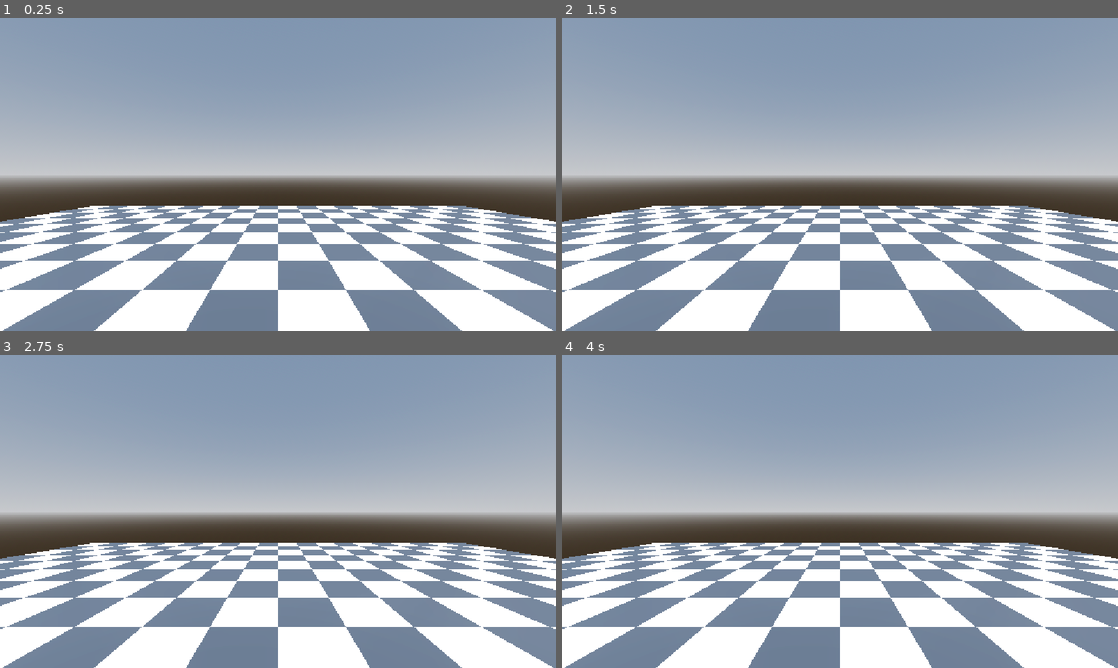
Above: before the commit, frames 1-4 (two rows, left to right).
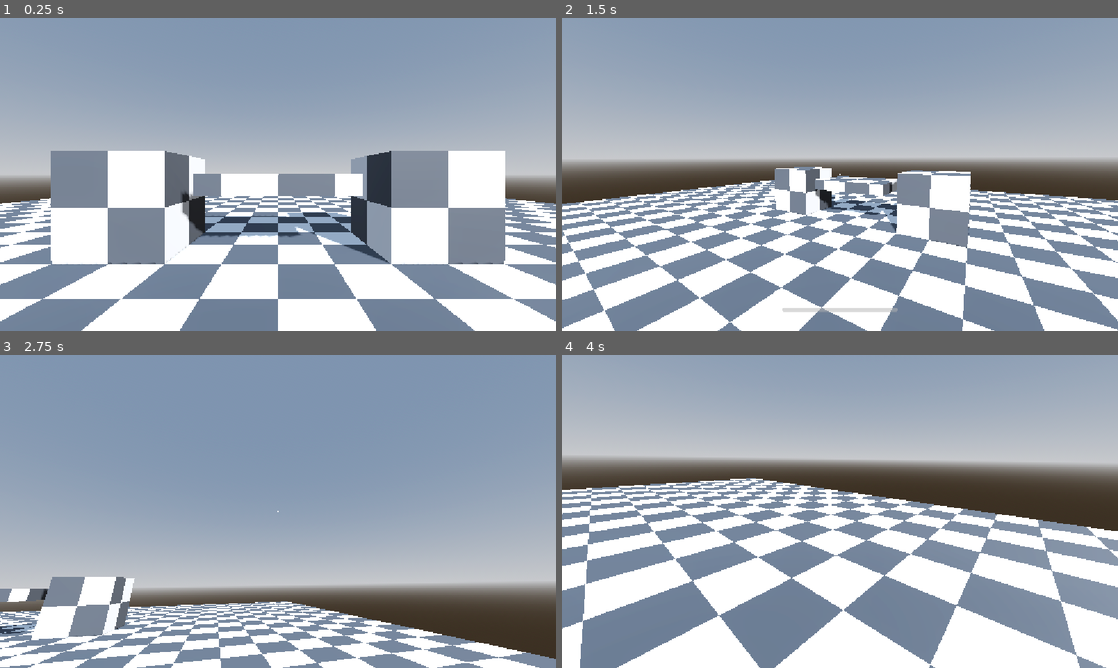
Above: after the commit, the same moments.

Repository: Tunwell1/test-game
Game: Godot game, scene res://main.tscn
Same seed, same stepped clock (60 frames per second), same inputs: the game is played once before the commit and once after it.
Inputs (mouse positions are in pixels of both pictures, inside the frame that each line leads up to):
- Up to frame 1 (0.25 s): no input
- Up to frame 2 (1.5 s): tap Enter at 0.5 s; move the mouse to (962, 158) at 0.52 s; hold D (move_right, bound only after the commit) 0.53-1.28 s; hold Shift (sprint, bound only after the commit) 0.53-1.28 s; tap E (interact, bound only after the commit) at 0.6 s; click (962, 158) at 0.67 s; tap Space (jump, bound only after the commit) at 0.77, 1.07 s; move the mouse to (728, 190) at 1.27 s; hold S (move_back, bound only after the commit) from 1.28 s (still down); tap Shift (sprint, bound only after the commit) at 1.35 s; click (728, 190) at 1.42 s
- Up to frame 3 (2.75 s): tap Space (jump, bound only after the commit) at 1.52, 1.55, 1.82, 2.1 s; move the mouse to (333, 442) at 2.02 s; release S (move_back, bound only after the commit) at 2.03 s; hold D (move_right, bound only after the commit) from 2.03 s (still down); click (333, 442) at 2.17 s; tap E (interact, bound only after the commit) at 2.3 s
- Up to frame 4 (4 s): move the mouse to (812, 574) at 2.77 s; release D (move_right, bound only after the commit) at 2.78 s; hold W (move_forward, bound only after the commit) 2.78-3.53 s; tap Ctrl (crouch, bound only after the commit) at 2.85 s; click (812, 574) at 2.92 s; tap Space (jump, bound only after the commit) at 3.02, 3.32, 3.77, 3.8 s; tap Shift (sprint, bound only after the commit) at 3.05 s; move the mouse to (1006, 558) at 3.52 s; hold A (move_left, bound only after the commit) from 3.53 s (still down); tap E (interact, bound only after the commit) at 3.6 s; click (1006, 558) at 3.67 s

The runs differ from the first frame. In frame 1, 28% of the frame differs, in the area x 0-100%, y 42-100%; in frame 2, 34%; in frame 3, 58%; in frame 4, 61%, in the area x 0-100%, y 14-100%.
Error before the commit: Parse Error: Expected ":" after "if" condition. (res://player.gd:72)

Commit message:
Fix player script errors, add HUD and camera feel improvements

Diff:
--- a/Interactable.gd
+++ b/Interactable.gd
@@ -1,4 +1,15 @@
-extends Node
+extends StaticBody3D
 
-func interact():
-	print("Interacted with "+str(self))
+## Простой интерактивный объект.
+## Подключите этот скрипт к StaticBody3D (с дочерним MeshInstance3D),
+## чтобы нажатие E меняло цвет и выводило сообщение в консоль.
+
+func interact() -> void:
+	print("Interacted with: ", name)
+	var mesh_node := get_node_or_null("MeshInstance3D") as MeshInstance3D
+	if mesh_node and mesh_node.mesh:
+		var mat := mesh_node.get_surface_override_material(0) as StandardMaterial3D
+		if not mat:
+			mat = StandardMaterial3D.new()
+			mesh_node.set_surface_override_material(0, mat)
+		mat.albedo_color = Color(randf(), randf(), randf())
--- /dev/null
+++ b/hud.gd
@@ -0,0 +1,72 @@
+extends CanvasLayer
+
+## HUD: прицел, полоска выносливости, подсказка взаимодействия.
+## Элементы создаются кодом; скрипт должен быть дочерним узлом Player.
+
+@onready var player: Player = get_parent() as Player
+
+var crosshair: Control
+var stamina_bar: ProgressBar
+var prompt_label: Label
+var stamina_alpha: float = 0.0
+
+func _ready() -> void:
+	# Прицел
+	crosshair = Control.new()
+	crosshair.set_anchors_preset(Control.PRESET_CENTER)
+	crosshair.mouse_filter = Control.MOUSE_FILTER_IGNORE
+	crosshair.draw.connect(_draw_crosshair)
+	add_child(crosshair)
+
+	# Выносливость
+	stamina_bar = ProgressBar.new()
+	stamina_bar.show_percentage = false
+	stamina_bar.custom_minimum_size = Vector2(240, 8)
+	stamina_bar.set_anchors_preset(Control.PRESET_CENTER_BOTTOM)
+	stamina_bar.offset_left = -120
+	stamina_bar.offset_right = 120
+	stamina_bar.offset_top = -48
+	stamina_bar.offset_bottom = -40
+	stamina_bar.mouse_filter = Control.MOUSE_FILTER_IGNORE
+	stamina_bar.modulate.a = 0.0
+	add_child(stamina_bar)
+
+	# Подсказка
+	prompt_label = Label.new()
+	prompt_label.text = "[E] Взаимодействовать"
+	prompt_label.horizontal_alignment = HORIZONTAL_ALIGNMENT_CENTER
+	prompt_label.set_anchors_preset(Control.PRESET_CENTER)
+	prompt_label.offset_left = -150
+	prompt_label.offset_right = 150
+	prompt_label.offset_top = 30
+	prompt_label.offset_bottom = 60
+	prompt_label.mouse_filter = Control.MOUSE_FILTER_IGNORE
+	prompt_label.visible = false
+	add_child(prompt_label)
+
+func _draw_crosshair() -> void:
+	var col := Color(1, 1, 1, 0.85)
+	var target := player != null and player.has_interact_target()
+	var gap := 6.0 if target else 4.0
+	crosshair.draw_circle(Vector2.ZERO, 1.5, col)
+	if target:
+		for dir in [Vector2.LEFT, Vector2.RIGHT, Vector2.UP, Vector2.DOWN]:
+			crosshair.draw_line(dir * gap, dir * (gap + 5.0), col, 1.5)
+
+var _last_target := false
+
+func _process(delta: float) -> void:
+	if player == null:
+		return
+
+	var target := player.has_interact_target()
+	prompt_label.visible = target
+	if target != _last_target:
+		_last_target = target
+		crosshair.queue_redraw()
+
+	stamina_bar.max_value = player.stamina_max
+	stamina_bar.value = player.stamina
+	var want_show := player.stamina < player.stamina_max - 0.5
+	stamina_alpha = move_toward(stamina_alpha, 1.0 if want_show else 0.0, delta * (6.0 if want_show else 2.0))
+	stamina_bar.modulate = Color(1.0, 0.45, 0.35, stamina_alpha) if player.exhausted else Color(1, 1, 1, stamina_alpha)
--- a/main.tscn
+++ b/main.tscn
@@ -16,12 +16,33 @@
 tonemap_mode = 2
 glow_enabled = true
 
-[sub_resource type="BoxMesh" id="BoxMesh_1"]
+[sub_resource type="BoxMesh" id="BoxMesh_floor"]
 material = ExtResource("1_mat")
-size = Vector3(20, 1, 20)
+size = Vector3(30, 1, 30)
 
-[sub_resource type="BoxShape3D" id="BoxShape3D_1"]
-size = Vector3(20, 1, 20)
+[sub_resource type="BoxShape3D" id="BoxShape_floor"]
+size = Vector3(30, 1, 30)
+
+[sub_resource type="BoxMesh" id="BoxMesh_box"]
+material = ExtResource("1_mat")
+size = Vector3(2, 2, 2)
+
+[sub_resource type="BoxShape3D" id="BoxShape_box"]
+size = Vector3(2, 2, 2)
+
+[sub_resource type="BoxMesh" id="BoxMesh_ceil"]
+material = ExtResource("1_mat")
+size = Vector3(3, 0.4, 2)
+
+[sub_resource type="BoxShape3D" id="BoxShape_ceil"]
+size = Vector3(3, 0.4, 2)
+
+[sub_resource type="BoxMesh" id="BoxMesh_step"]
+material = ExtResource("1_mat")
+size = Vector3(2, 0.25, 0.6)
+
+[sub_resource type="BoxShape3D" id="BoxShape_step"]
+size = Vector3(2, 0.25, 0.6)
 
 [node name="Main" type="Node3D"]
 
@@ -35,11 +56,56 @@
 [node name="Player" parent="." instance=ExtResource("2_player")]
 transform = Transform3D(1, 0, 0, 0, 1, 0, 0, 0, 1, 0, 0.1, 0)
 
-[node name="Platform" type="StaticBody3D" parent="."]
+[node name="Floor" type="StaticBody3D" parent="."]
 transform = Transform3D(1, 0, 0, 0, 1, 0, 0, 0, 1, 0, -0.5, 0)
 
-[node name="MeshInstance3D" type="MeshInstance3D" parent="Platform"]
-mesh = SubResource("BoxMesh_1")
+[node name="MeshInstance3D" type="MeshInstance3D" parent="Floor"]
+mesh = SubResource("BoxMesh_floor")
 
-[node name="CollisionShape3D" type="CollisionShape3D" parent="Platform"]
-shape = SubResource("BoxShape3D_1")
+[node name="CollisionShape3D" type="CollisionShape3D" parent="Floor"]
+shape = SubResource("BoxShape_floor")
+
+[node name="BoxLeft" type="StaticBody3D" parent="."]
+transform = Transform3D(1, 0, 0, 0, 1, 0, 0, 0, 1, -3, 1, -4)
+
+[node name="MeshInstance3D" type="MeshInstance3D" parent="BoxLeft"]
+mesh = SubResource("BoxMesh_box")
+
+[node name="CollisionShape3D" type="CollisionShape3D" parent="BoxLeft"]
+shape = SubResource("BoxShape_box")
+
+[node name="BoxRight" type="StaticBody3D" parent="."]
+transform = Transform3D(1, 0, 0, 0, 1, 0, 0, 0, 1, 3, 1, -4)
+
+[node name="MeshInstance3D" type="MeshInstance3D" parent="BoxRight"]
+mesh = SubResource("BoxMesh_box")
+
+[node name="CollisionShape3D" type="CollisionShape3D" parent="BoxRight"]
+shape = SubResource("BoxShape_box")
+
+[node name="LowCeiling" type="StaticBody3D" parent="."]
+transform = Transform3D(1, 0, 0, 0, 1, 0, 0, 0, 1, 0, 1.4, -4)
+
+[node name="MeshInstance3D" type="MeshInstance3D" parent="LowCeiling"]
+mesh = SubResource("BoxMesh_ceil")
+
+[node name="CollisionShape3D" type="CollisionShape3D" parent="LowCeiling"]
+shape = SubResource("BoxShape_ceil")
+
+[node name="Stair1" type="StaticBody3D" parent="."]
+transform = Transform3D(1, 0, 0, 0, 1, 0, 0, 0, 1, 0, 0.125, 4)
+
+[node name="CollisionShape3D" type="CollisionShape3D" parent="Stair1"]
+shape = SubResource("BoxShape_step")
+
+[node name="Stair2" type="StaticBody3D" parent="."]
+transform = Transform3D(1, 0, 0, 0, 1, 0, 0, 0, 1, 0, 0.25, 4.6)
+
+[node name="CollisionShape3D" type="CollisionShape3D" parent="Stair2"]
+shape = SubResource("BoxShape_step")
+
+[node name="Stair3" type="StaticBody3D" parent="."]
+transform = Transform3D(1, 0, 0, 0, 1, 0, 0, 0, 1, 0, 0.375, 5.2)
+
+[node name="CollisionShape3D" type="CollisionShape3D" parent="Stair3"]
+shape = SubResource("BoxShape_step")
--- a/player.gd
+++ b/player.gd
@@ -41,13 +41,19 @@
 @export var sprint_fov_boost: float = 8.0
 @export var fov_transition_speed: float = 8.0
 
-# Ссылки на узлы
+@export_group("Выносливость")
+@export var stamina_max: float = 100.0
+@export var stamina_drain: float = 25.0
+@export var stamina_regen: float = 40.0
+@export var stamina_regen_delay: float = 0.5
+
 @onready var collision_shape: CollisionShape3D = $CollisionShape3D
 @onready var head: Node3D = $Head
 @onready var camera: Camera3D = $Head/CameraBoom/Camera3D
 @onready var interact_ray: RayCast3D = $Head/CameraBoom/Camera3D/InteractRay
-@onready var camera_boom: Node3D = $Head/CameraBoom
+@onready var camera_boom: SpringArm3D = $Head/CameraBoom
 @onready var ceiling_check: ShapeCast3D = $CeilingCheck
+@onready var footstep_audio: AudioStreamPlayer3D = $FootstepAudio
 
 var current_stance: Stance = Stance.STANDING
 var gravity: float = ProjectSettings.get_setting("physics/3d/default_gravity", 9.8)
@@ -57,40 +63,57 @@
 var jump_buffer_timer: float = 0.0
 var was_on_floor: bool = false
 var bob_phase: float = 0.0
-var capsule: CapsuleShape3D
+var capsule: CapsuleShape3D = null
+
+var stamina: float = 100.0
+var stamina_regen_timer: float = 0.0
+var exhausted: bool = false
+var land_offset: float = 0.0
+var fall_speed: float = 0.0
+@export_group("Ощущение камеры")
+@export var tilt_max_deg: float = 1.5
+@export var land_dip_amount: float = 0.08
+var footstep_timer: float = 0.0
 
 func _ready() -> void:
+
+	# Initialize input actions once
 	_setup_input_actions()
 
-	# Копируем форму, чтобы изменения высоты не сломали другие экземпляры
 	if collision_shape and collision_shape.shape:
 		collision_shape.shape = collision_shape.shape.duplicate()
 		capsule = collision_shape.shape as CapsuleShape3D
 
-	# Камера зафиксирована на краю кабины и не пересекает стены; используем длину стебля ниже
 	if camera_boom:
-		if camera_boom has_method("length"):
-			camera_boom.length = 0.6
-		# включение столкновений камеры реализуется самим SpringArm, если поддерживает
-
-	# Исключаем потолок
+		camera_boom.spring_length = 0.6
+
 	if ceiling_check:
 		ceiling_check.add_exception(self)
-
-	# Скорость прыжка
+		ceiling_check.enabled = true
+
+	# Камера и луч не должны сталкиваться с телом самого игрока
+	if camera_boom:
+		camera_boom.add_excluded_object(get_rid())
+	if interact_ray:
+		interact_ray.add_exception(self)
+
 	jump_velocity = sqrt(max(2.0 * gravity * jump_height, 0.001))
 
+	if footstep_audio and not footstep_audio.stream:
+		footstep_audio.stream = _generate_footstep_wav()
+
 	Input.mouse_mode = Input.MOUSE_MODE_CAPTURED
 
 func _unhandled_input(event: InputEvent) -> void:
-	# Esc - вернуть/вернуть захват курсора
 	if event.is_action_pressed("ui_cancel") or (event is InputEventKey and event.pressed and event.physical_keycode == KEY_ESCAPE):
 		if Input.mouse_mode == Input.MOUSE_MODE_CAPTURED:
 			Input.mouse_mode = Input.MOUSE_MODE_VISIBLE
 		else:
 			Input.mouse_mode = Input.MOUSE_MODE_CAPTURED
 
-	# Вращение камеры
+	if event is InputEventMouseButton and event.pressed and Input.mouse_mode != Input.MOUSE_MODE_CAPTURED:
+		Input.mouse_mode = Input.MOUSE_MODE_CAPTURED
+
 	if event is InputEventMouseMotion and Input.mouse_mode == Input.MOUSE_MODE_CAPTURED:
 		rotate_y(-event.relative.x * mouse_sensitivity)
 		head.rotate_x(-event.relative.y * mouse_sensitivity)
@@ -99,13 +122,17 @@
 func _physics_process(delta: float) -> void:
 	_update_timers(delta)
 	_handle_gravity(delta)
+	_handle_stamina(delta)
 	_handle_stance()
 	_handle_jump()
 	_handle_movement(delta)
 	_apply_crouch_transition(delta)
 	_apply_head_bob(delta)
 	_apply_fov_change(delta)
+	_apply_camera_feel(delta)
+	_handle_footsteps(delta)
 	_process_interaction()
+	fall_speed = velocity.y
 	move_and_slide()
 	_check_landing()
 
@@ -123,6 +150,16 @@
 func _handle_gravity(delta: float) -> void:
 	if not is_on_floor():
 		velocity.y -= gravity * delta
+
+func _handle_stamina(delta: float) -> void:
+	if current_stance == Stance.SPRINTING and is_on_floor():
+		stamina = maxf(stamina - stamina_drain * delta, 0.0)
+		stamina_regen_timer = stamina_regen_delay
+	else:
+		if stamina_regen_timer > 0.0:
+			stamina_regen_timer -= delta
+		else:
+			stamina = minf(stamina + stamina_regen * delta, stamina_max)
 
 func _handle_stance() -> void:
 	var wants_crouch: bool = Input.is_action_pressed("crouch")
@@ -130,16 +167,24 @@
 	var wants_sprint: bool = Input.is_action_pressed("sprint")
 	var is_moving: bool = Input.get_vector("move_left", "move_right", "move_forward", "move_back").length_squared() > 0.01
 
+	# После полного истощения бег доступен снова только при запасе выносливости 20%
+	if stamina <= 0.0:
+		exhausted = true
+	elif stamina >= stamina_max * 0.2:
+		exhausted = false
+	var can_sprint: bool = wants_sprint and not exhausted
+
 	var next_stance: Stance = Stance.STANDING
 	if wants_crouch or has_ceiling:
 		next_stance = Stance.CROUCHING
-	elif wants_sprint and is_moving and is_on_floor():
+	elif can_sprint and is_moving and is_on_floor():
 		next_stance = Stance.SPRINTING
 	else:
 		next_stance = Stance.STANDING
+
 	if next_stance != current_stance:
 		current_stance = next_stance
-		emit_signal("stance_changed", current_stance)
+		stance_changed.emit(current_stance)
 
 func _handle_jump() -> void:
 	if jump_buffer_timer > 0.0 and coyote_timer > 0.0 and current_stance != Stance.CROUCHING:
@@ -149,7 +194,11 @@
 
 func _handle_movement(delta: float) -> void:
 	var input_2d := Input.get_vector("move_left", "move_right", "move_forward", "move_back")
-	var move_dir := (transform.basis * Vector3(input_2d.x, 0.0, input_2d.y)).normalized()
+	var input_vector := Vector3(input_2d.x, 0.0, input_2d.y)
+	var move_dir := Vector3.ZERO
+	if input_vector.length_squared() > 0.0:
+		move_dir = (transform.basis * input_vector).normalized()
+
 	var target_speed: float = walk_speed
 	match current_stance:
 		Stance.CROUCHING:
@@ -158,10 +207,12 @@
 			target_speed = sprint_speed
 		Stance.STANDING:
 			target_speed = walk_speed
+
 	var target_vel_x := move_dir.x * target_speed
 	var target_vel_z := move_dir.z * target_speed
 	var accel := ground_accel if is_on_floor() else air_accel
 	var friction := ground_friction if is_on_floor() else air_friction
+
 	if move_dir.length_squared() > 0.001:
 		velocity.x = move_toward(velocity.x, target_vel_x, accel * delta)
 		velocity.z = move_toward(velocity.z, target_vel_z, accel * delta)
@@ -170,49 +221,125 @@
 		velocity.z = move_toward(velocity.z, 0.0, friction * delta)
 
 func _apply_crouch_transition(delta: float) -> void:
+
+	# Safety check: ensure capsule is initialized before use
+	if not capsule:
+		return
 	var target_h: float = crouching_height if current_stance == Stance.CROUCHING else standing_height
 	var target_head_y: float = crouching_head_y if current_stance == Stance.CROUCHING else standing_head_y
-	# плавное изменение высоты капсулы
+
 	if capsule:
 		capsule.height = move_toward(capsule.height, target_h, crouch_transition_speed * delta)
-		collision_shape.position.y = capsule.height * 0.5
-	# голова
+		if collision_shape:
+			collision_shape.position.y = capsule.height * 0.5
+
 	head.position.y = move_toward(head.position.y, target_head_y, crouch_transition_speed * delta)
+
+func has_interact_target() -> bool:
+	if interact_ray == null or not interact_ray.is_colliding():
+		return false
+	var obj := interact_ray.get_collider()
+	return obj != null and obj.has_method("interact")
 
 func _process_interaction() -> void:
 	if Input.is_action_just_pressed("interact"):
-		if interact_ray and interact_ray.is_colliding():
+		if interact_ray and interact_ray.is_colliding() and interact_ray.get_collider():
 			var obj = interact_ray.get_collider()
 			if obj and obj.has_method("interact"):
 				obj.call("interact")
 
 func _apply_head_bob(delta: float) -> void:
+	# SpringArm3D сам задаёт позицию камеры, поэтому покачиваем сам CameraBoom
+	var bob_node: Node3D = camera_boom
 	if not bob_enabled:
-		camera.position = Vector3.ZERO
-		return
+		bob_node.position = Vector3.ZERO
+		return
+
 	var horizontal_speed := Vector2(velocity.x, velocity.z).length()
 	if is_on_floor() and horizontal_speed > 0.5:
 		var speed_factor := horizontal_speed / walk_speed
 		bob_phase += delta * bob_freq * speed_factor
 		var bob_offset_y := sin(bob_phase) * bob_amp
 		var bob_offset_x := cos(bob_phase * 0.5) * (bob_amp * 0.6)
-		camera.position.y = lerp(camera.position.y, bob_offset_y, delta * 12.0)
-		camera.position.x = lerp(camera.position.x, bob_offset_x, delta * 12.0)
+		bob_node.position.y = lerpf(bob_node.position.y, bob_offset_y + land_offset, delta * 12.0)
+		bob_node.position.x = lerpf(bob_node.position.x, bob_offset_x, delta * 12.0)
 	else:
 		bob_phase = 0.0
-		camera.position = camera.position.linear_interpolate(Vector3.ZERO, delta * 10.0)
+		bob_node.position = bob_node.position.lerp(Vector3(0.0, land_offset, 0.0), delta * 10.0)
+
+func _apply_camera_feel(delta: float) -> void:
+	# Затухание «просадки» камеры после приземления
+	land_offset = lerpf(land_offset, 0.0, delta * 8.0)
+
+	# Наклон камеры при движении вбок (strafe tilt)
+	var local_vel := global_transform.basis.inverse() * velocity
+	var target_roll := -local_vel.x / sprint_speed * deg_to_rad(tilt_max_deg)
+	camera.rotation.z = lerpf(camera.rotation.z, target_roll, delta * 8.0)
+
+	# Лёгкий наклон головы вверх при прыжке/падении
+	var target_pitch := clampf(velocity.y * 0.004, -0.04, 0.04)
+	camera.rotation.x = lerpf(camera.rotation.x, target_pitch, delta * 6.0)
 
 func _apply_fov_change(delta: float) -> void:
 	if not fov_change:
 		return
+
 	var target_fov: float = default_fov
 	if current_stance == Stance.SPRINTING and is_on_floor() and velocity.length() > walk_speed:
 		target_fov = default_fov + sprint_fov_boost
-	camera.fov = lerp(camera.fov, target_fov, delta * fov_transition_speed)
+
+	camera.fov = lerpf(camera.fov, target_fov, delta * fov_transition_speed)
+
+func _handle_footsteps(delta: float) -> void:
+	if not footstep_audio or not is_on_floor():
+		footstep_timer = 0.0
+		return
+
+	var horizontal_speed := Vector2(velocity.x, velocity.z).length()
+	if horizontal_speed < 0.2:
+		footstep_timer = 0.0
+		if footstep_audio.playing:
+			footstep_audio.stop()
+		return
+
+	var step_interval: float = 0.45
+	match current_stance:
+		Stance.CROUCHING:
+			step_interval = 0.7
+		Stance.SPRINTING:
+			step_interval = 0.3
+		Stance.STANDING:
+			step_interval = 0.45
+
+	footstep_timer += delta
+	if footstep_timer >= step_interval:
+		footstep_timer = 0.0
+		_play_footstep()
+
+func _play_footstep() -> void:
+	if not footstep_audio:
+		return
+	footstep_audio.pitch_scale = randf_range(0.9, 1.1)
+	var volume: float = 0.0
+	match current_stance:
+		Stance.CROUCHING:
+			volume = -15.0
+		Stance.STANDING:
+			volume = -8.0
+		Stance.SPRINTING:
+			volume = -3.0
+	footstep_audio.volume_db = volume
+	footstep_audio.play()
 
 func _check_landing() -> void:
 	if not was_on_floor and is_on_floor():
-		emit_signal("landed")
+		landed.emit()
+		var impact := clampf(-fall_speed / jump_velocity, 0.0, 2.0)
+		land_offset = -impact * land_dip_amount
+		if footstep_audio:
+			footstep_audio.pitch_scale = randf_range(0.75, 0.9)
+			footstep_audio.volume_db = -9.0 + impact * 6.0
+			footstep_audio.play()
 	was_on_floor = is_on_floor()
 
 func get_noise_level() -> float:
@@ -238,7 +365,7 @@
 		"sprint": KEY_SHIFT,
 		"crouch": KEY_CTRL,
 		"interact": KEY_E,
-	}
+		}
 	for action in default_keys:
 		if not InputMap.has_action(action):
 			InputMap.add_action(action)
@@ -246,3 +373,23 @@
 			var ev := InputEventKey.new()
 			ev.physical_keycode = default_keys[action]
 			InputMap.action_add_event(action, ev)
+
+# Генерация короткого звука шага (белый шум с затуханием)
+func _generate_footstep_wav() -> AudioStreamWAV:
+	var sample_rate: int = 22050
+	var duration: float = 0.08
+	var length: int = int(sample_rate * duration)
+	var data := PackedByteArray()
+	data.resize(length * 2)
+	for i in range(length):
+		var t := float(i) / float(sample_rate)
+		var env := exp(-t * 50.0)
+		var sample := sin(t * 300.0 * TAU) * env * 0.3 + (randf() * 2.0 - 1.0) * env * 0.5
+		var val := clampi(int(sample * 16384.0), -32768, 32767)
+		data.encode_s16(i * 2, val)
+	var wav := AudioStreamWAV.new()
+	wav.data = data
+	wav.mix_rate = sample_rate
+	wav.format = AudioStreamWAV.FORMAT_16_BITS
+	wav.stereo = false
+	return wav
--- a/player.tscn
+++ b/player.tscn
@@ -1,6 +1,8 @@
-[gd_scene load_steps=12 format=3 uid="uid://bhi4jx35v07ov"]
+[gd_scene format=3 uid="uid://bhi4jx35v07ov"]
 
 [ext_resource type="Script" path="res://player.gd" id="1_script"]
+
+[ext_resource type="Script" path="res://hud.gd" id="2_hud"]
 
 [sub_resource type="CapsuleShape3D" id="CapsuleShape3D_1"]
 radius = 0.4
@@ -21,18 +23,24 @@
 transform = Transform3D(1, 0, 0, 0, 1, 0, 0, 0, 1, 0, 1.6, 0)
 
 [node name="CameraBoom" type="SpringArm3D" parent="Head"]
-length = 0.6
-transform = Transform3D(1, 0, 0, 0, 1, 0, 0, 0, 1, 0, 0, 0)
+spring_length = 0.6
 
 [node name="Camera3D" type="Camera3D" parent="Head/CameraBoom"]
 current = true
 fov = 75.0
 
 [node name="InteractRay" type="RayCast3D" parent="Head/CameraBoom/Camera3D"]
-cast_to = Vector3(0, 0, -2)
+target_position = Vector3(0, 0, -2)
 enabled = true
 
 [node name="CeilingCheck" type="ShapeCast3D" parent="."]
 transform = Transform3D(1, 0, 0, 0, 1, 0, 0, 0, 1, 0, 1.1, 0)
 shape = SubResource("SphereShape3D_1")
-target_position = Vector3(0, 0.6, 0)
+target_position = Vector3(0, 0.35, 0)
+
+[node name="HUD" type="CanvasLayer" parent="."]
+script = ExtResource("2_hud")
+
+[node name="FootstepAudio" type="AudioStreamPlayer3D" parent="."]
+unit_db = 0.0
+max_distance = 10.0
--- /dev/null
+++ b/test_player_compilation.gd
@@ -0,0 +1,5 @@
+extends Node
+
+func _ready() -> void:
+	var player_script = load("res://player.gd")
+	print("Player script loaded: ", player_script)
Not shown, added: Interactable.gd.uid
Not shown, added: hud.gd.uid
Not shown: 1 places in main.tscn that only renumber resources
Not shown, added: test_player_compilation.gd.uid
